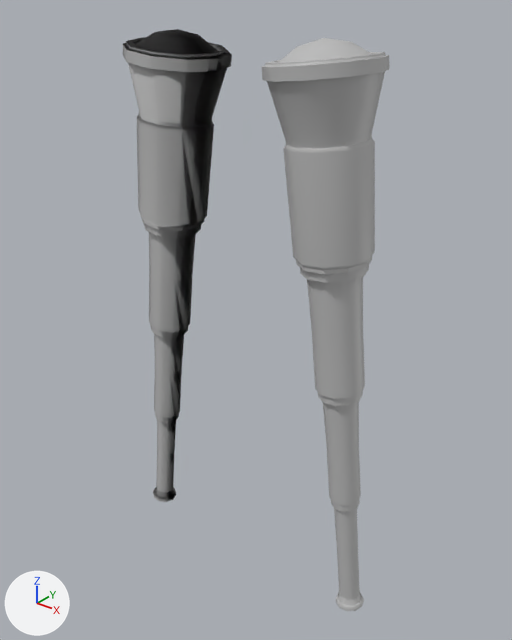
The FBX model Art/Export/SK/Customiser/Legs/SK_Telescope.fbx as it was, and as the next commit left it.
Camera for both pictures: a camera (50 mm lens) standing at (0.00734, -0.00892, 0.01068) and looking at (0.00007, 0.00017, 0.00504). Every picture has the same lights, and +X, +Y and +Z are marked at lower left. Where no turn or scale is listed for an object, it has been applied to the vertices.

The first picture shows 'SM_Telescope3'.
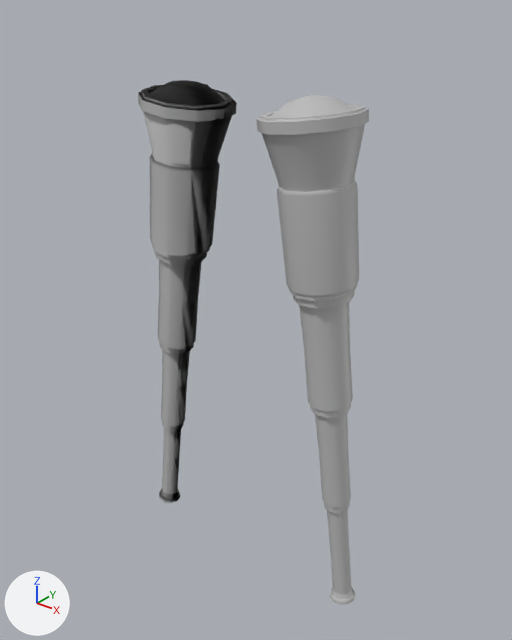
Pixel boxes (x1, y1, x2, y2) of what changed, in the pictures (512 x 640 px; the box of a moved part takes in the faces that stretch with it):
'SM_Telescope3', reshaped (13% narrower, 10% shorter): before (123, 29, 389, 611); after (138, 80, 369, 604)
part 1 of me_mesh, moved or reshaped: before (323, 401, 361, 512); after (315, 413, 351, 513)
part 2 of me_mesh, moved or reshaped: before (334, 508, 361, 605); after (327, 510, 353, 599)
part 3 of me_mesh, moved or reshaped: before (336, 592, 364, 611); after (330, 587, 356, 604)
part 4 of me_mesh, moved or reshaped: before (307, 277, 365, 406); after (299, 303, 353, 418)
part 5 of me_mesh, moved or reshaped: before (123, 37, 232, 127); after (256, 104, 369, 192)
part 6 of me_mesh, moved or reshaped: before (296, 257, 372, 283); after (289, 284, 357, 309)
part 7 of me_mesh, moved or reshaped: before (279, 38, 371, 62); after (270, 94, 354, 117)
part 8 of me_mesh, moved or reshaped: before (283, 138, 375, 270); after (277, 181, 359, 298)
part 9 of me_mesh, moved or reshaped: before (154, 334, 184, 423); after (161, 350, 190, 431)
part 10 of me_mesh, moved or reshaped: before (155, 420, 176, 498); after (161, 428, 181, 499)
part 11 of me_mesh, moved or reshaped: before (153, 486, 176, 502); after (159, 489, 180, 503)
part 12 of me_mesh, moved or reshaped: before (149, 232, 196, 338); after (158, 260, 202, 354)
part 13 of me_mesh, moved or reshaped: before (261, 52, 389, 148); after (138, 85, 237, 168)
part 14 of me_mesh, moved or reshaped: before (141, 217, 204, 238); after (153, 247, 210, 266)
part 15 of me_mesh, moved or reshaped: before (135, 29, 218, 54); after (149, 80, 225, 106)
part 16 of me_mesh, moved or reshaped: before (137, 114, 214, 228); after (150, 154, 220, 257)

Patch to the scene script:
```diff
--- a/Art/Export/SK/Customiser/Legs/SK_Telescope.fbx.py
+++ b/Art/Export/SK/Customiser/Legs/SK_Telescope.fbx.py
@@ me_mesh @@
 me_mesh.from_pydata(...)  # 966 vertices, 820 faces; spans x -0.00279..0.00279, y -0.00086..0.00086, z -0.00021..0.0099
+# me_mesh part 1: the loose piece of 60 vertices spanning x 0.0017..0.00253, y -0.0003..0.0003, z 0.00207..0.0045 is turned -0.7 degrees about the y axis through its middle and scaled by 0.92, then moved by (-0.00017, 0.0, -0.00024)
+# me_mesh part 2: the loose piece of 50 vertices spanning x 0.00204..0.00274, y -0.00022..0.00022, z -0.00012..0.0023 is turned -0.7 degrees about the y axis through its middle and scaled by 0.92, then moved by (-0.00017, 0.0, -0.00006)
+# me_mesh part 3: the loose piece of 61 vertices spanning x 0.00225..0.00279, y -0.00026..0.00026, z -0.00021..-0.00005 is scaled about its middle by (0.919, 0.92, 0.934), then moved by (-0.00016, 0.0, 0.00003)
+# me_mesh part 4: the loose piece of 60 vertices spanning x 0.00132..0.00243, y -0.00043..0.00043, z 0.00425..0.00671 is turned -0.7 degrees about the y axis through its middle and scaled by 0.92, then moved by (-0.00018, 0.0, -0.00042)
+# me_mesh part 5: the loose piece of 90 vertices spanning x -0.00237..-0.00056, y -0.00086..0.00086, z 0.00838..0.00973 is scaled about its middle by (-0.92, 0.92, 0.921), then moved by (0.00274, 0.0, -0.00071)
+# me_mesh part 6: the loose piece of 50 vertices spanning x 0.00117..0.00236, y -0.00056..0.00056, z 0.00642..0.00679 is scaled about its middle by (0.919, 0.92, 0.935), then moved by (-0.00018, 0.0, -0.00051)
+# me_mesh part 7: the loose piece of 21 vertices spanning x 0.00069..0.00222, y -0.00073..0.00073, z 0.00948..0.0099 is scaled about its middle by (0.919, 0.92, 0.93), then moved by (-0.00019, 0.0, -0.00076)
+# me_mesh part 8: the loose piece of 40 vertices spanning x 0.00091..0.00239, y -0.00064..0.00064, z 0.00663..0.00856 is turned -0.7 degrees about the y axis through its middle and scaled by 0.92, then moved by (-0.00018, 0.0, -0.00059)
+# me_mesh part 9: the loose piece of 60 vertices spanning x -0.00253..-0.0017, y -0.0003..0.0003, z 0.00207..0.0045 is turned 0.7 degrees about the y axis through its middle and scaled by 0.92, then moved by (0.00017, 0.0, -0.00024)
+# me_mesh part 10: the loose piece of 50 vertices spanning x -0.00274..-0.00204, y -0.00022..0.00022, z -0.00012..0.0023 is turned 0.7 degrees about the y axis through its middle and scaled by 0.92, then moved by (0.00017, 0.0, -0.00006)
+# me_mesh part 11: the loose piece of 61 vertices spanning x -0.00279..-0.00225, y -0.00026..0.00026, z -0.00021..-0.00005 is scaled about its middle by (0.919, 0.92, 0.934), then moved by (0.00016, 0.0, 0.00003)
+# me_mesh part 12: the loose piece of 60 vertices spanning x -0.00243..-0.00132, y -0.00043..0.00043, z 0.00425..0.00671 is turned 0.7 degrees about the y axis through its middle and scaled by 0.92, then moved by (0.00018, 0.0, -0.00042)
+# me_mesh part 13: the loose piece of 90 vertices spanning x 0.00056..0.00237, y -0.00086..0.00086, z 0.00838..0.00973 is scaled about its middle by (-0.92, 0.92, 0.921), then moved by (-0.00274, 0.0, -0.00071)
+# me_mesh part 14: the loose piece of 50 vertices spanning x -0.00236..-0.00117, y -0.00056..0.00056, z 0.00642..0.00679 is scaled about its middle by (0.919, 0.92, 0.935), then moved by (0.00018, 0.0, -0.00051)
+# me_mesh part 15: the loose piece of 21 vertices spanning x -0.00222..-0.00069, y -0.00073..0.00073, z 0.00948..0.0099 is scaled about its middle by (0.919, 0.92, 0.93), then moved by (0.00019, 0.0, -0.00076)
+# me_mesh part 16: the loose piece of 40 vertices spanning x -0.00239..-0.00091, y -0.00064..0.00064, z 0.00663..0.00856 is turned 0.7 degrees about the y axis through its middle and scaled by 0.92, then moved by (0.00018, 0.0, -0.00059)
 me_mesh.materials.append(mat_m_navigation)
```
